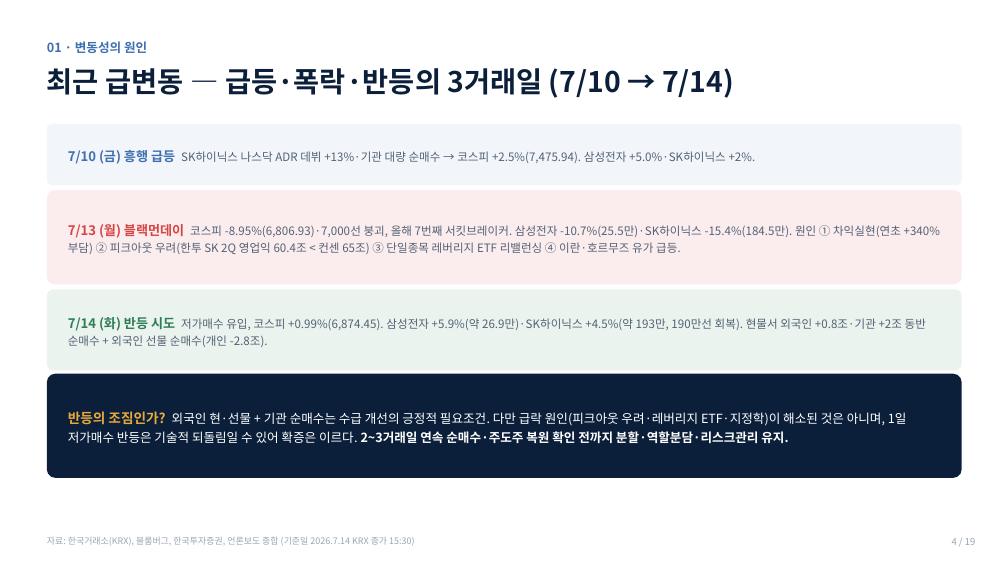
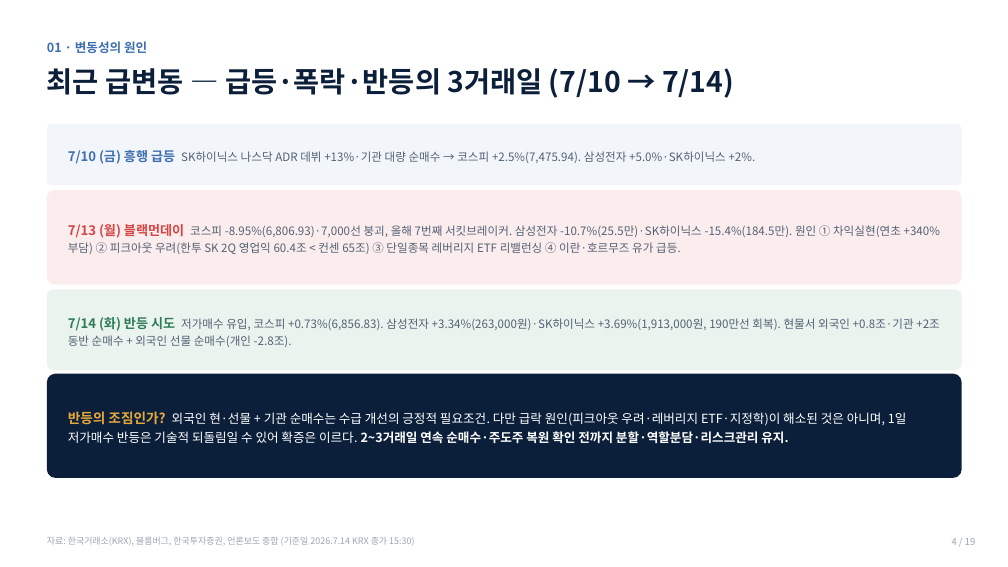
Before and after one commit to hanaroline/work_1, a slide deck: slide 4 of 반도체_고객세미나_2026.7.14.pptx. Drawn at 1008x567 pixels with LibreOffice and Linux fonts; fonts in the diff are those of the drawing. Boxes give left, top, right and bottom in pixels: in the first picture for what was removed or moved away, otherwise in the second. Text is boxed around its words. In the diff, an @@ line names an element or a change of style, - is before the commit and + after.

```diff
--- a/반도체_고객세미나_2026.7.14.pptx
+++ b/반도체_고객세미나_2026.7.14.pptx
@@ text at <box>68,317,939,347</box>: text changed @@
-7/14 (화) 반등 시도 저가매수 유입, 코스피 +0.99%(6,874.45). 삼성전자 +5.9%(약 26.9만)·SK하이닉스 +4.5%(약 193만, 190만선 회복). 현물서 외국인 +0.8조·기관 +2조 동반 순매수 + 외국인 선물 순매수(개인 -2.8조).
+7/14 (화) 반등 시도 저가매수 유입, 코스피 +0.73%(6,856.83). 삼성전자 +3.34%(263,000원)·SK하이닉스 +3.69%(1,913,000원, 190만선 회복). 현물서 외국인 +0.8조·기관 +2조 동반 순매수 + 외국인 선물 순매수(개인 -2.8조).
```
Also in this commit, not shown: 3 other slides changed.
